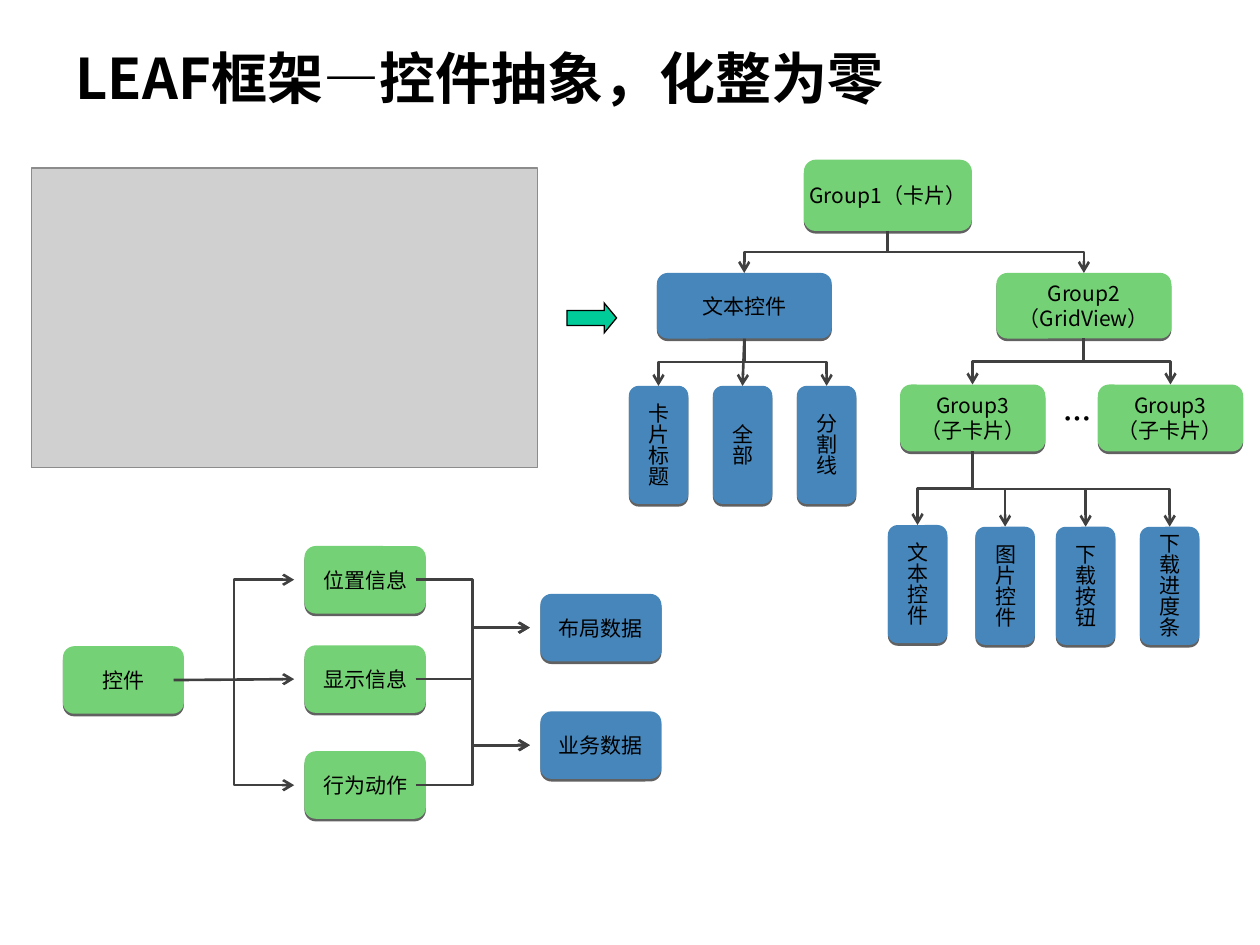
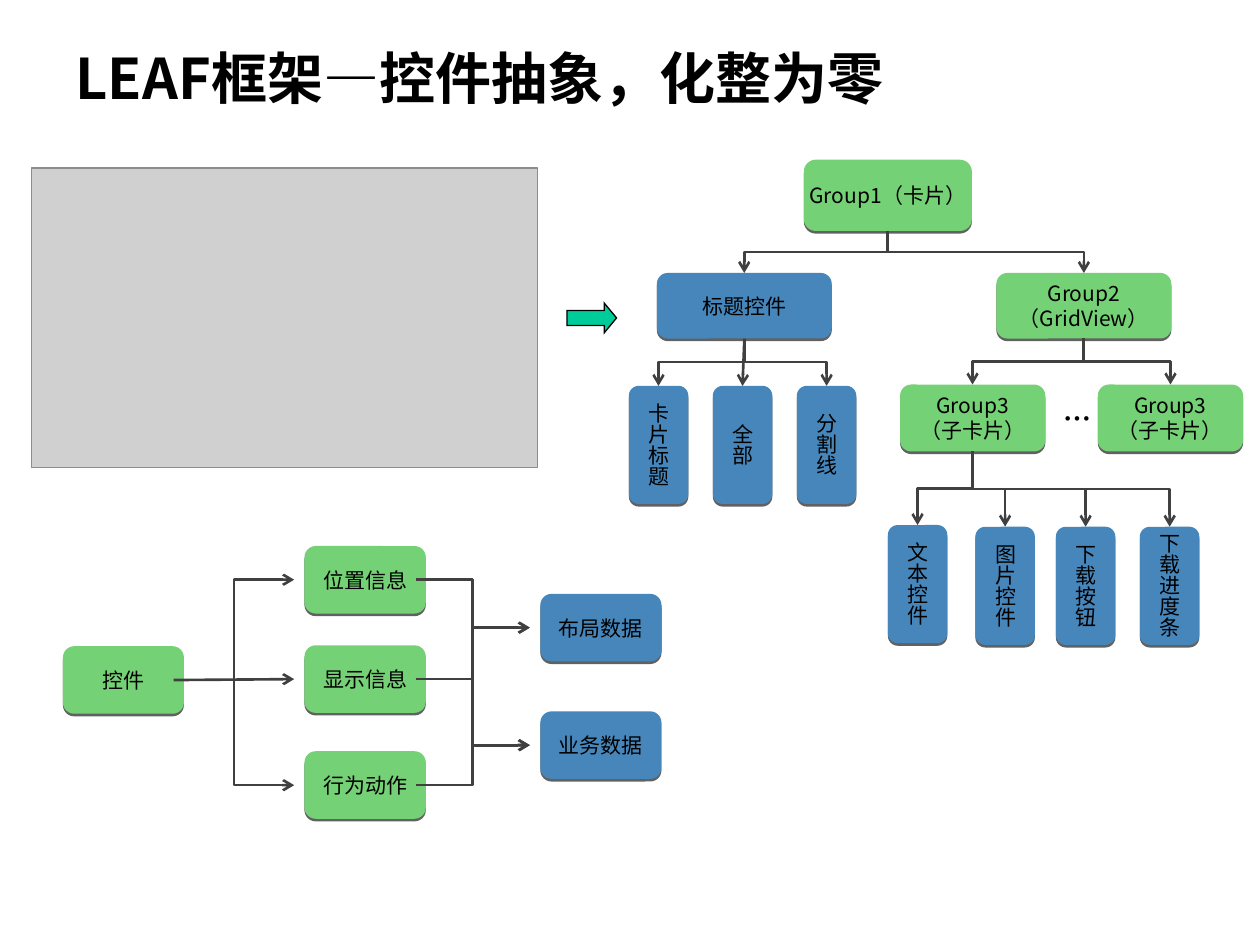
Before and after one commit to hamlingong/data, a slide deck: slide 9 of promote/龚海龙-v1.0.ppt. Drawn at 1260x945 pixels with LibreOffice and Linux fonts; fonts in the diff are those of the drawing; grey boxes stand for pictures; background and template pictures are left out. Boxes give left, top, right and bottom in pixels: in the first picture for what was removed or moved away, otherwise in the second. Text is boxed around its words. In the diff, an @@ line names an element or a change of style, - is before the commit and + after.

```diff
--- a/promote/龚海龙-v1.0.ppt
+++ b/promote/龚海龙-v1.0.ppt
@@ text in rounded rectangle at bbox=[702, 296, 786, 316]: text changed @@
-文本控件
+标题控件
```
Also in this commit, not shown: 5 other slides changed.
